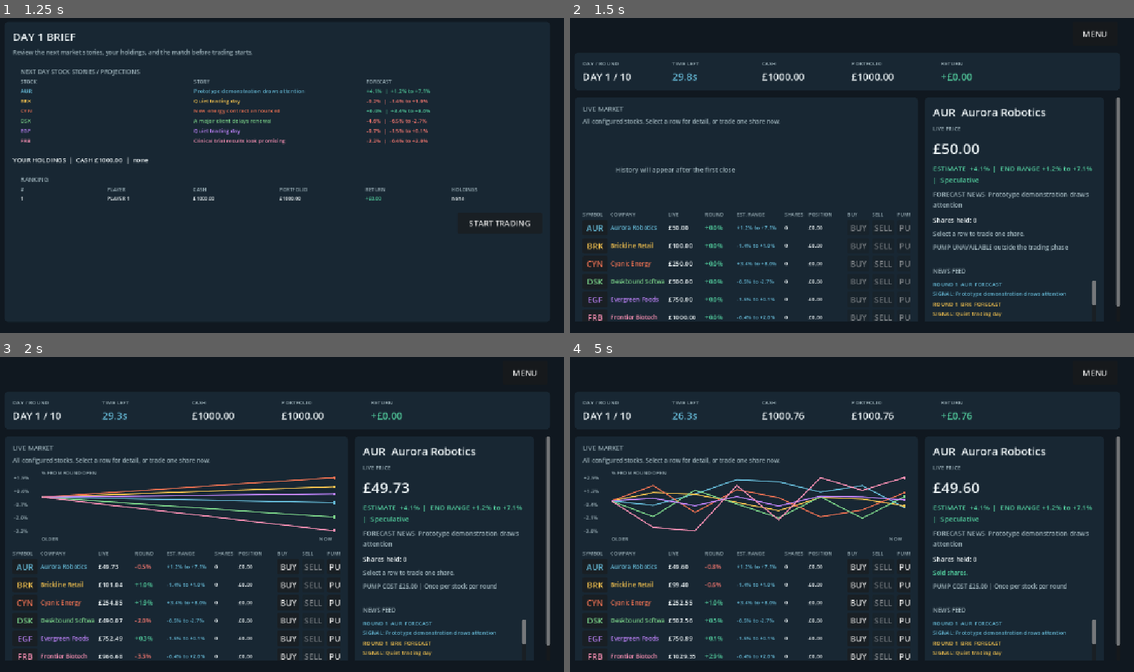
Above: before the commit, frames 1-4 (two rows, left to right).
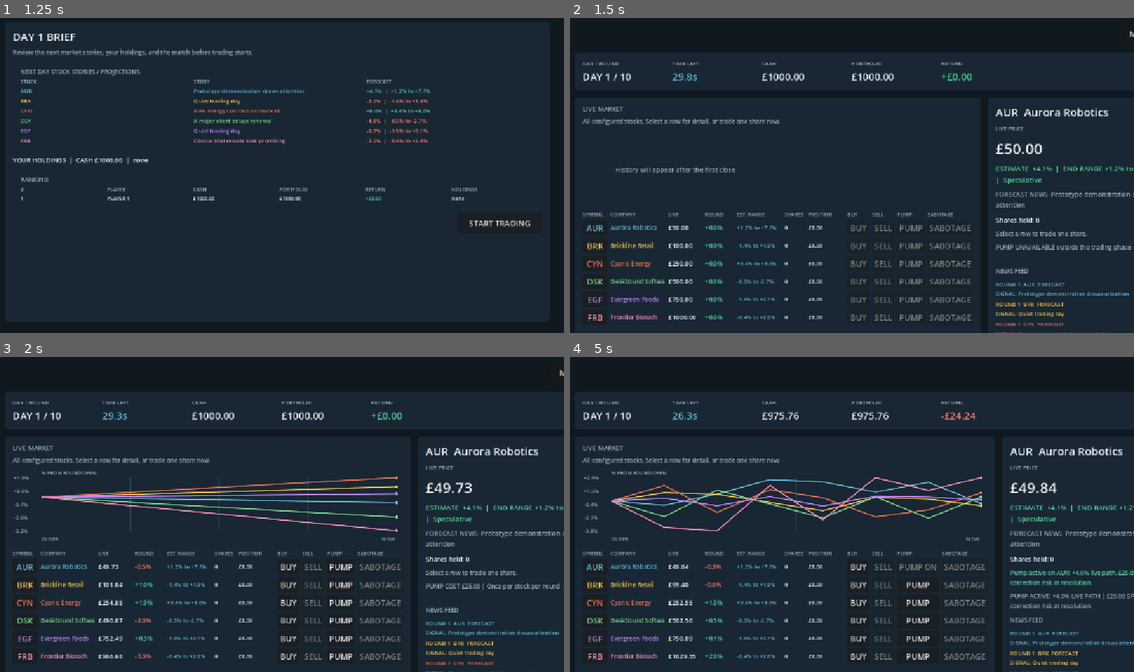
Above: after the commit, the same moments.

Repository: hardcoregandhi/stock-troder
Game: Godot game, scene res://scenes/main.tscn
The game is run twice, just before and just after one commit, with the same random seed, the same clock (stepped at 60 frames per second) and the same inputs.
Inputs:
- Up to frame 1 (1.25 s): click "SINGLE PLAYER" at 0.5 s
- Up to frame 2 (1.5 s): click "START TRADING" at 1.25 s
- Up to frame 3 (2 s): no input
- Up to frame 4 (5 s): click "AUR" at 2 s; click "BUY" at 2.75 s; click "SELL" at 3.5 s; click "PUMP" at 4.25 s

Frame 1 is identical in both runs. In frame 2, 5.0% of the frame differs, in the area x 60-100%, y 3-100%; in frame 3, 7.6%; in frame 4, 8.9%, in the area x 7-100%, y 3-100%.

Commit message:
Use fixed no-scroll game UI

Diff:
--- a/scripts/presentation/trading_dashboard.gd
+++ b/scripts/presentation/trading_dashboard.gd
@@ -134,14 +134,10 @@
 	margin.add_child(page)
 	page.add_child(_build_header())
 	page.add_child(_build_status_bar())
-	var body_scroll := ScrollContainer.new()
-	body_scroll.size_flags_vertical = Control.SIZE_EXPAND_FILL
-	body_scroll.horizontal_scroll_mode = ScrollContainer.SCROLL_MODE_DISABLED
-	page.add_child(body_scroll)
 	var body := HBoxContainer.new()
-	body.custom_minimum_size.y = 470
+	body.size_flags_vertical = Control.SIZE_EXPAND_FILL
 	body.add_theme_constant_override("separation", 14)
-	body_scroll.add_child(body)
+	page.add_child(body)
 	body.add_child(_build_market_panel())
 	body.add_child(_build_detail_panel())
 
@@ -204,13 +200,7 @@
 	stock_list.add_theme_constant_override("h_separation", 6)
 	stock_list.add_theme_constant_override("v_separation", 5)
 	_build_stock_header()
-	var stock_scroll := ScrollContainer.new()
-	stock_scroll.custom_minimum_size.y = 170
-	stock_scroll.size_flags_vertical = Control.SIZE_EXPAND_FILL
-	stock_scroll.horizontal_scroll_mode = ScrollContainer.SCROLL_MODE_AUTO
-	stock_scroll.vertical_scroll_mode = ScrollContainer.SCROLL_MODE_AUTO
-	stock_scroll.add_child(stock_list)
-	content.add_child(stock_scroll)
+	content.add_child(stock_list)
 	return panel
 
 func _build_detail_panel() -> Control:
@@ -247,14 +237,10 @@
 	pump_status.custom_minimum_size = Vector2(300, 38)
 	content.add_child(pump_status)
 	content.add_child(_label("NEWS FEED", 12, MUTED))
-	var news_scroll := ScrollContainer.new()
-	news_scroll.custom_minimum_size.y = 104
-	news_scroll.size_flags_vertical = Control.SIZE_EXPAND_FILL
 	news_feed = VBoxContainer.new()
 	news_feed.custom_minimum_size.x = 300
 	news_feed.add_theme_constant_override("separation", 5)
-	news_scroll.add_child(news_feed)
-	content.add_child(news_scroll)
+	content.add_child(news_feed)
 	return panel
 
 func _panel() -> PanelContainer:
@@ -651,10 +637,6 @@
 	content.add_theme_constant_override("separation", 5)
 	panel.add_child(content)
 	content.add_child(_label("NEWS FEED", 12, MUTED))
-	var scroll := ScrollContainer.new()
-	scroll.horizontal_scroll_mode = ScrollContainer.SCROLL_MODE_DISABLED
-	scroll.size_flags_vertical = Control.SIZE_EXPAND_FILL
-	content.add_child(scroll)
 	var grid := GridContainer.new()
 	grid.columns = 4
 	grid.size_flags_horizontal = Control.SIZE_EXPAND_FILL
@@ -685,7 +667,7 @@
 		var action := _label(action_text, 10, ACCENT if bool(resolution.get("pump_used", false)) else MUTED)
 		action.custom_minimum_size.x = 120
 		grid.add_child(action)
-	scroll.add_child(grid)
+	content.add_child(grid)
 	return panel
 
 func _build_debrief_details_panel(resolutions: Array[Dictionary]) -> Control:
@@ -694,14 +676,10 @@
 	panel.size_flags_horizontal = Control.SIZE_EXPAND_FILL
 	panel.size_flags_stretch_ratio = 1.0
 	panel.size_flags_vertical = Control.SIZE_EXPAND_FILL
-	var scroll := ScrollContainer.new()
-	scroll.horizontal_scroll_mode = ScrollContainer.SCROLL_MODE_DISABLED
-	scroll.size_flags_vertical = Control.SIZE_EXPAND_FILL
-	panel.add_child(scroll)
 	var content := VBoxContainer.new()
 	content.add_theme_constant_override("separation", 5)
 	content.size_flags_horizontal = Control.SIZE_EXPAND_FILL
-	scroll.add_child(content)
+	panel.add_child(content)
 	content.add_child(_label("RESULT AND HOLDINGS", 12, MUTED))
 	var round_record: Dictionary = session.completed_rounds.back() if not session.completed_rounds.is_empty() else {}
 	var player_result := int(round_record.get("player_return_pence", session.game_state.total_return_pence()))
Not shown, changed: AGENTS.md
